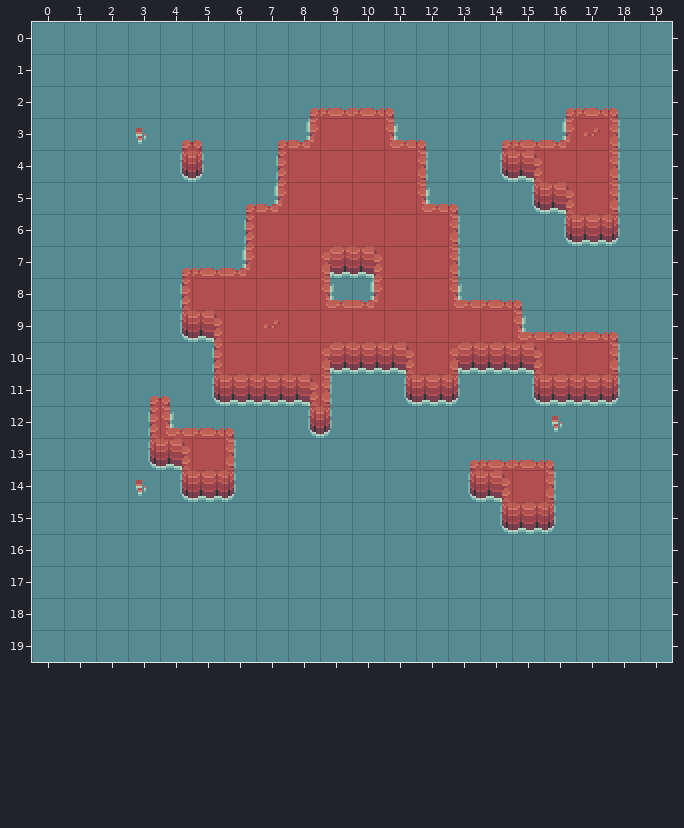
Tiled map (JSON): static/maps/island.json. Above, as it was before the edit.
Cells are 16x16 px. Shown: x 0..19, y 0..19.
After the commit:
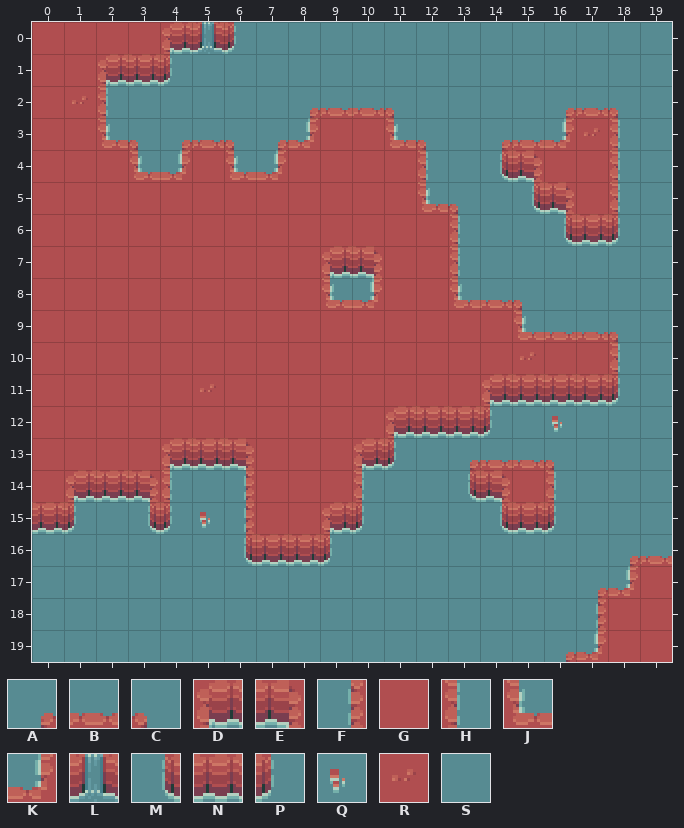
Key: from "ground": A 0, B 1, C 2, D 3, E 4, F 6, G 7, H 8, J 9, K 10, L 11, M 12, N 13, P 14, Q 15, R 16, S 17.
_ is an empty cell.
Change:
Layer "background":
y 0: x 0..6 SSSSSSS -> GGGGDLP
y 1: x 0..4 SSSSS -> GGDNP
y 2: x 0..2 SSS -> GRH
y 3: x 0..3 SSSQ -> GGJC; x 5..6 CS -> BC
y 4: x 0..7 SSSSMPSF -> GGGJKGJK
y 5: x 0..7 SSSSSSAK -> GGGGGGGG
y 6: x 0..6 SSSSSSF -> GGGGGGG
y 7: x 0..6 SSSSABK -> GGGGGGG
y 8: x 0..4 SSSSF -> GGGGG
y 9: x 0..5 SSSSME -> GGGGGG; x 7 R -> G
y 10: x 0..5 SSSSSF -> GGGGGG; x 9..11 DNE -> GGG; x 13..15 DNE -> GGR
y 11: x 0..15 SSSACMNNEHSMNPSM -> GGGGGRGGGGGGGGDN
y 12: x 0..14 SSSFJBCSMPSSSSS -> GGGGGGGGGGGDNNP
y 13: x 0..11 SSSMEGHSSSSS -> GGGGDNEGGGDP
y 14: x 0..10 SSSQMNPSSSS -> GDNEHSFGGGH
y 15: x 0..1 SS -> NP; x 3..10 SSSSSSSS -> MPQFGGDP
y 16: x 6..9 SSSS -> MNNP; x 18..19 SS -> AB
y 17: x 17..19 SSS -> AKG
y 18: x 17..19 SSS -> FGG
y 19: x 16..19 SSSS -> AKGG
